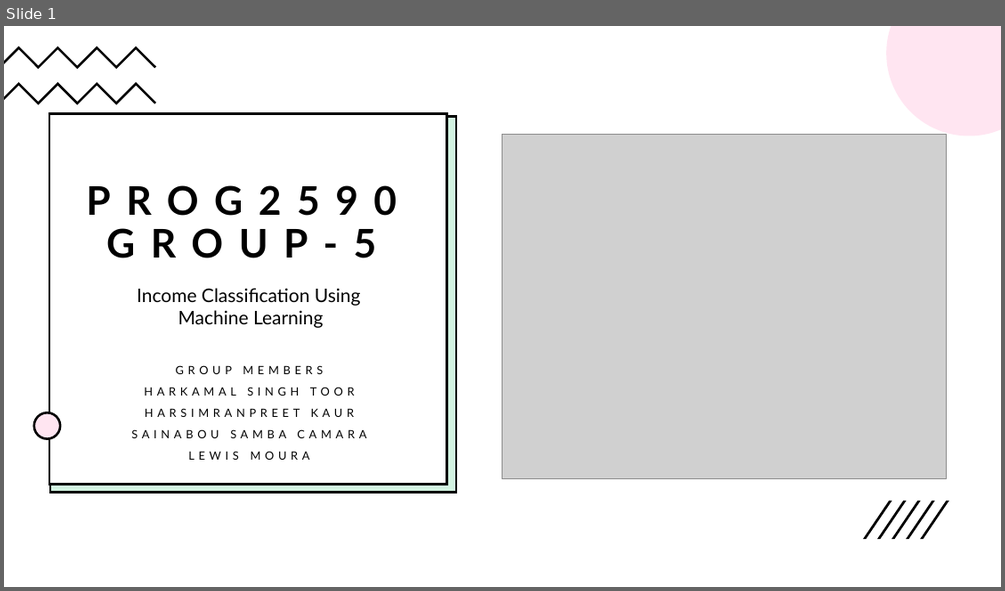
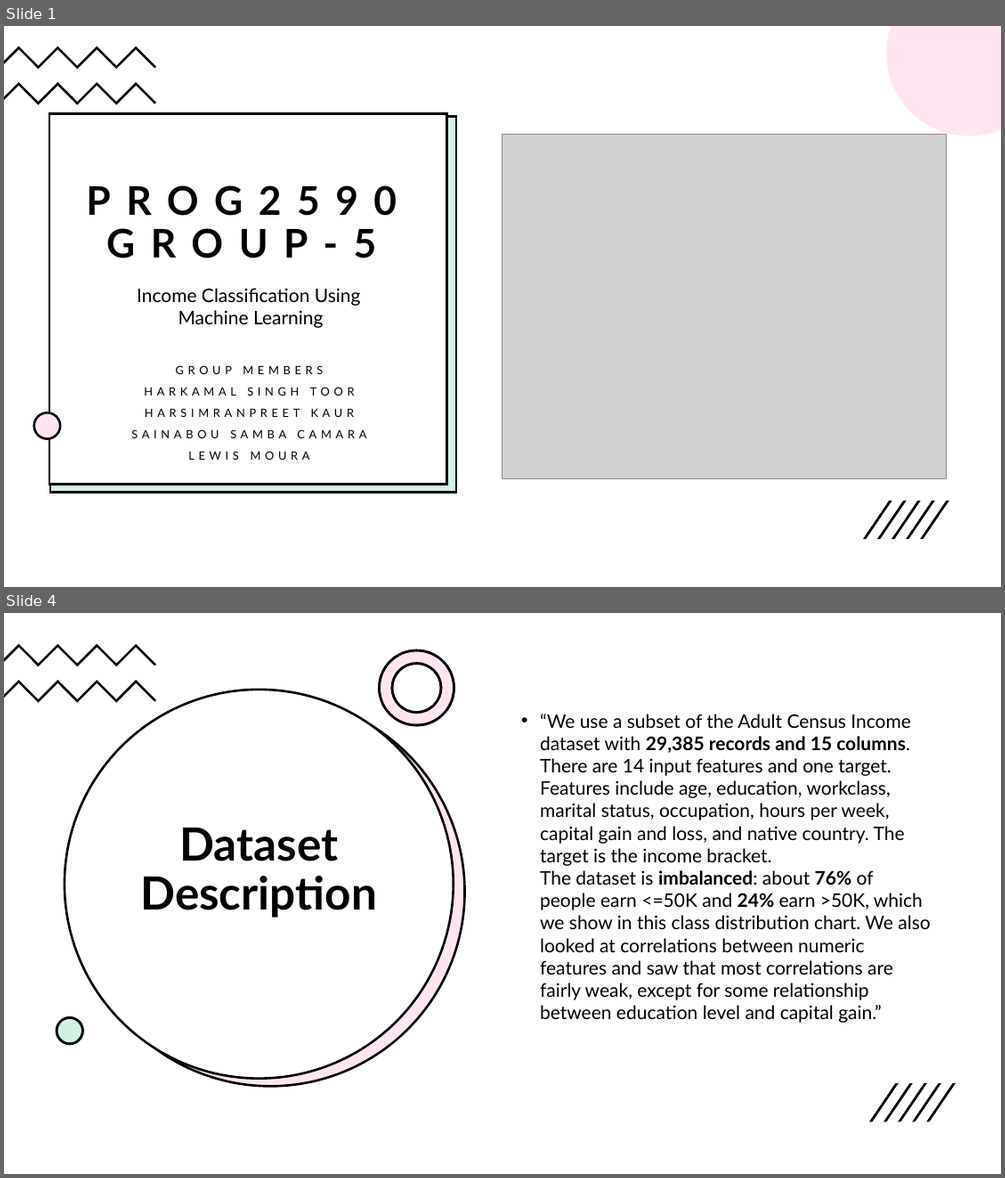
Before and after one commit to htoor2026/PROG2590, a slide deck: PROG2590_Group5_Presentation.pptx. Shown one above the other, each under a label of ours: slide 1 before the commit, slides 1 and 4 after it; the slides between them are not shown. The pictures are 1005x591 and 1005x1178 pixels, drawn with LibreOffice and Linux fonts; fonts in the diff are those of the drawing; grey boxes stand for pictures. Boxes give left, top, right and bottom in pixels: in the first picture for what was removed or moved away, otherwise in the second. Text is boxed around its words. In the diff, an @@ line names an element or a change of style, - is before the commit and + after.

```diff
--- a/PROG2590_Group5_Presentation.pptx
+++ b/PROG2590_Group5_Presentation.pptx
@@ slide 4 added at (4,613,1001,1174), background #FFFFFF @@
@@ rectangle added at (4,613,1001,1174), fill #FFFFFF @@
@@ freeform shape added at (4,643,156,666), fill #000000 @@
@@ freeform shape added at (380,650,454,725), fill #FFFFFF, outline #000000 2.25 pt @@
@@ freeform shape added at (380,650,454,725), fill #FF80BD at 20% opacity, outline #000000 2.25 pt @@
@@ freeform shape added at (4,680,156,702), fill #000000 @@
@@ ellipse added at (65,690,453,1078), fill #FFFFFF, outline #000000 2.25 pt @@
@@ ellipse added at (76,698,465,1086), fill #FF80BD at 20% opacity, outline #000000 2.25 pt @@
@@ ellipse added at (77,698,465,1087), fill #FFFFFF @@
@@ text added at (540,714,930,1022), 18 pt, text #000000 @@
+• “We use a subset of the Adult Census Income dataset with 29,385 records and 15 columns. There are 14 input features and one target. Features include age, education, workclass, marital status, occupation, hours per week, capital gain and loss, and native country. The target is the income bracket.
+  The dataset is imbalanced: about 76% of people earn <=50K and 24% earn >50K, which we show in this class distribution chart. We also looked at correlations between numeric features and saw that most correlations are fairly weak, except for some relationship between education level and capital gain.”
@@ title added at (140,827,377,917), 44 pt, text #000000, bold @@
+Dataset Description
@@ ellipse added at (57,1018,82,1044), fill #FFFFFF, outline #000000 2.25 pt @@
@@ ellipse added at (57,1018,82,1044), fill #21C46B at 20% opacity, outline #000000 2.25 pt @@
@@ group added at (869,1083,956,1121): 5 freeform shapes @@
```
Also in this commit, not shown: 9 slides changed, 8 other slides added, 4 slides removed, 17 other files.
